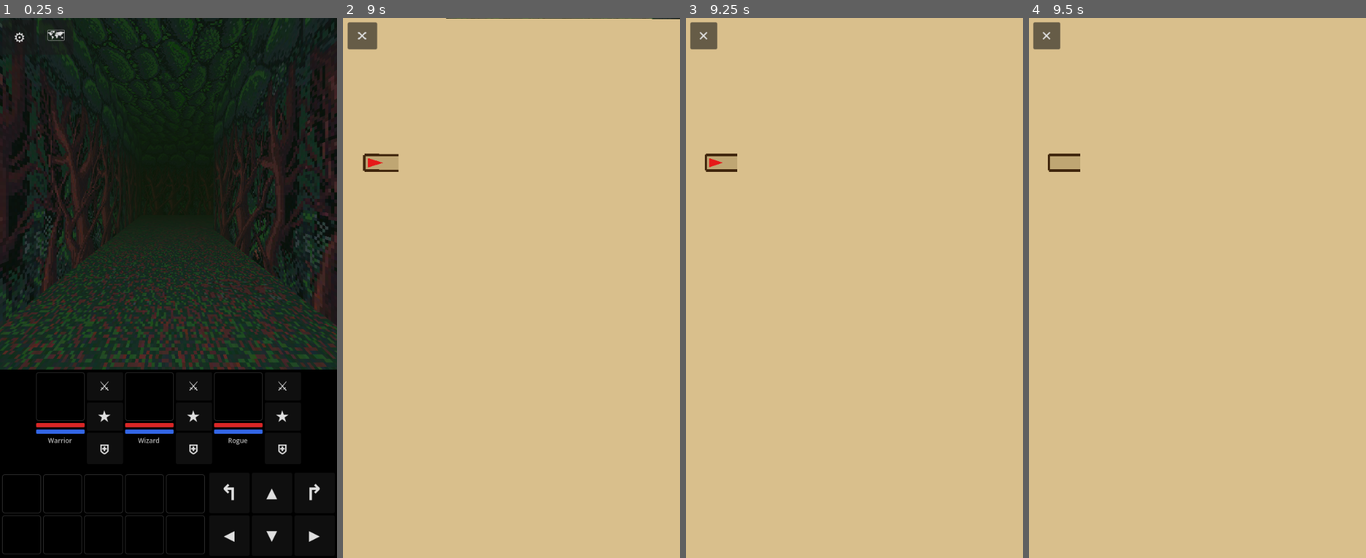
Above: before the commit, frames 1-4 (left to right).
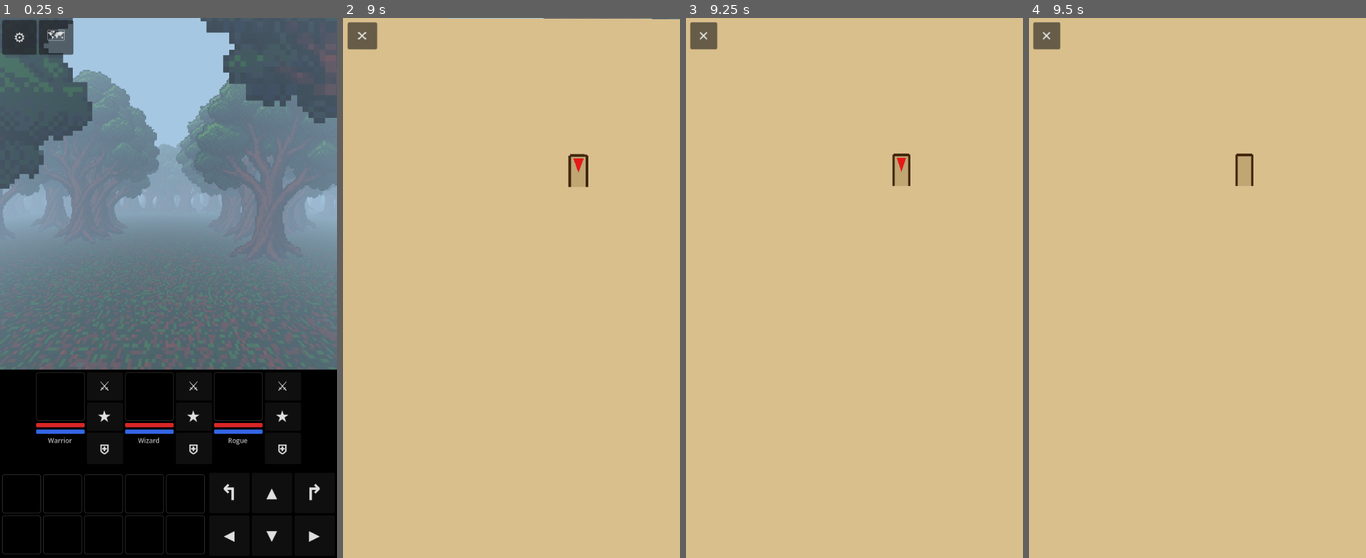
Above: after the commit, the same moments.

Repository: mael-nagot/beyond-the-last-lantern
Game: Godot game, scene res://scenes/game.tscn
The game is run twice, just before and just after one commit, with the same random seed, the same clock (stepped at 60 frames per second) and the same inputs.
Inputs (mouse positions are in pixels of both pictures, inside the frame that each line leads up to):
- Up to frame 1 (0.25 s): no input
- Up to frame 2 (9 s): click (363, 493) at 0.52 s; click (407, 493) at 1.27 s; click (447, 493) at 2.02 s; click (487, 493) at 2.77 s; click (528, 493) at 3.52 s; click (363, 536) at 4.27 s; click (407, 536) at 5.02 s; click (447, 536) at 5.77 s; click (487, 536) at 6.52 s; click (528, 536) at 7.27 s; click "⚙" at 8 s; click "🗺" at 8.75 s
- Up to frame 3 (9.25 s): no input
- Up to frame 4 (9.5 s): no input

The runs differ from the first frame. In frame 1, 65% of the frame differs, in the area x 0-100%, y 0-66%; in frame 2, 0.8%; in frame 3, 0.6%; in frame 4, 0.6%.

Commit message:
CLAUDE.md: require ## tooltips on every @export; ship SparseForest as default
Adds a CLAUDE.md rule that every `@export` parameter must carry a `##`
doc-comment immediately above it so the description shows as a tooltip
in the Godot Inspector — plain `#` comments are invisible to the
designer and led to "no clue what jitter_radius does" feedback while
authoring the SparseForest biome. Future scripts that expose `@export`
fields will all get inspector tooltips.

Also ships the developer's local tweaks:
- `Game.gd` now loads `sparse_forest.tres` as the default biome so a
  fresh launch shows off the outdoor renderer
- `sparse_forest.tres` front_row_bias tuned to 0.805 (between the
  default 0.7 and the max 1.0)

Co-Authored-By: Claude Opus 4.7 <noreply@anthropic.com>

Diff:
--- a/assets/biomes/sparse_forest.tres
+++ b/assets/biomes/sparse_forest.tres
@@ -32,6 +32,7 @@
 fillers = Array[ExtResource("4")]([ExtResource("5"), SubResource("Resource_g3c32")])
 density_min = 12
 density_max = 15
+front_row_bias = 0.805
 scale_min = 1.2
 scale_max = 1.5
 
--- a/scripts/Game.gd
+++ b/scripts/Game.gd
@@ -65,7 +65,8 @@
 		push_error("Required node missing")
 		return
 
-	var biome = load("res://assets/biomes/forest.tres")
+	# var biome = load("res://assets/biomes/forest.tres")
+	var biome = load("res://assets/biomes/sparse_forest.tres")
 	if biome == null:
 		push_error("Game: failed to load biome resource")
 		return
Not shown, changed: CLAUDE.md
